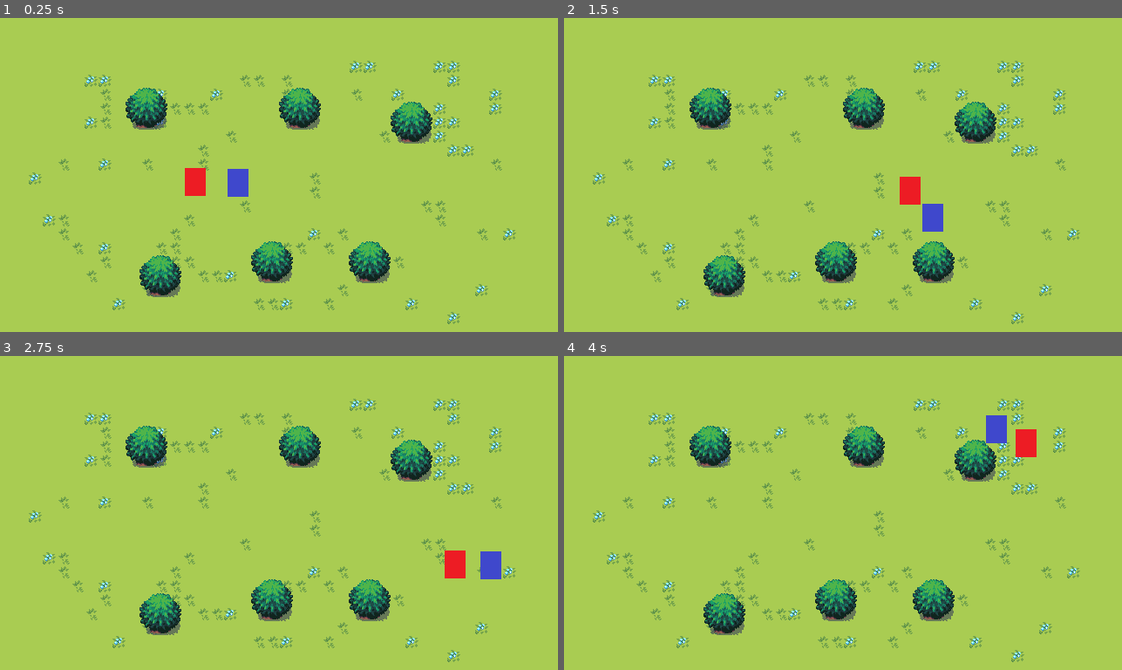
Above: before the commit, frames 1-4 (two rows, left to right).
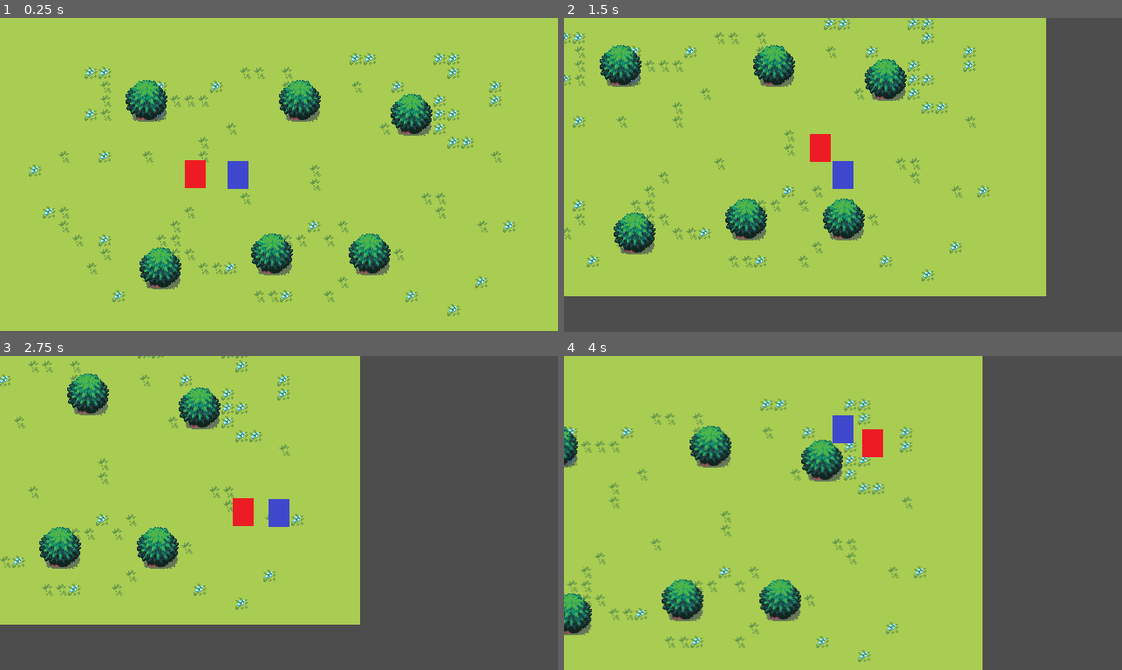
Above: after the commit, the same moments.

Repository: yuval9500/Guido
Game: Godot game, scene res://TestLevel/Scenes/test_level.tscn
Two runs of this game, one before a commit and one after it. Both use one fixed random seed, a clock stepped at 60 frames per second and the inputs below.
Inputs:
- Up to frame 1 (0.25 s): no input
- Up to frame 2 (1.5 s): hold Right (right) 0.53-1.28 s; hold Down (down) from 1.28 s (still down)
- Up to frame 3 (2.75 s): tap Enter at 2 s; release Down (down) at 2.03 s; hold Right (right) from 2.03 s (still down)
- Up to frame 4 (4 s): release Right (right) at 2.78 s; hold Up (up) 2.78-3.53 s; hold Left (left) from 3.53 s (still down)

The runs differ from the first frame. In frame 1, 9.9% of the frame differs, in the area x 0-100%, y 11-100%; in frame 2, 38%; in frame 3, 55%, in the area x 0-100%, y 0-100%; in frame 4, 36%.

Commit message:
EZ camera

Diff:
--- a/TestLevel/Scenes/test_level.tscn
+++ b/TestLevel/Scenes/test_level.tscn
@@ -116,3 +116,7 @@
 
 [node name="Player" parent="." instance=ExtResource("1_pdwvv")]
 position = Vector2(273, 189)
+
+[node name="Camera2D" type="Camera2D" parent="Player"]
+limit_left = 0
+limit_top = 0
